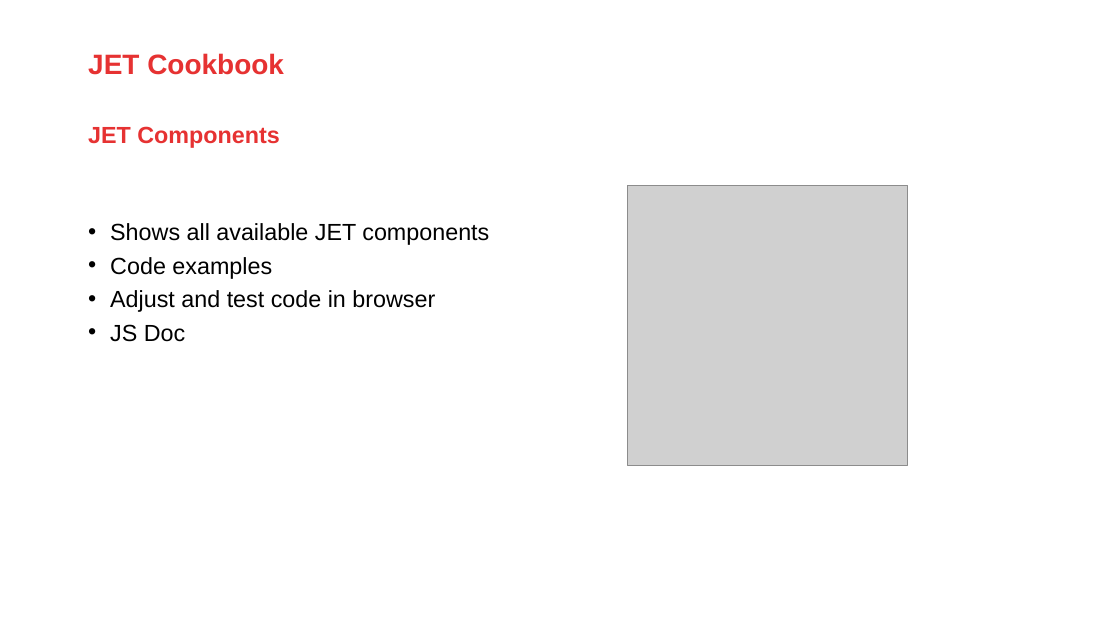
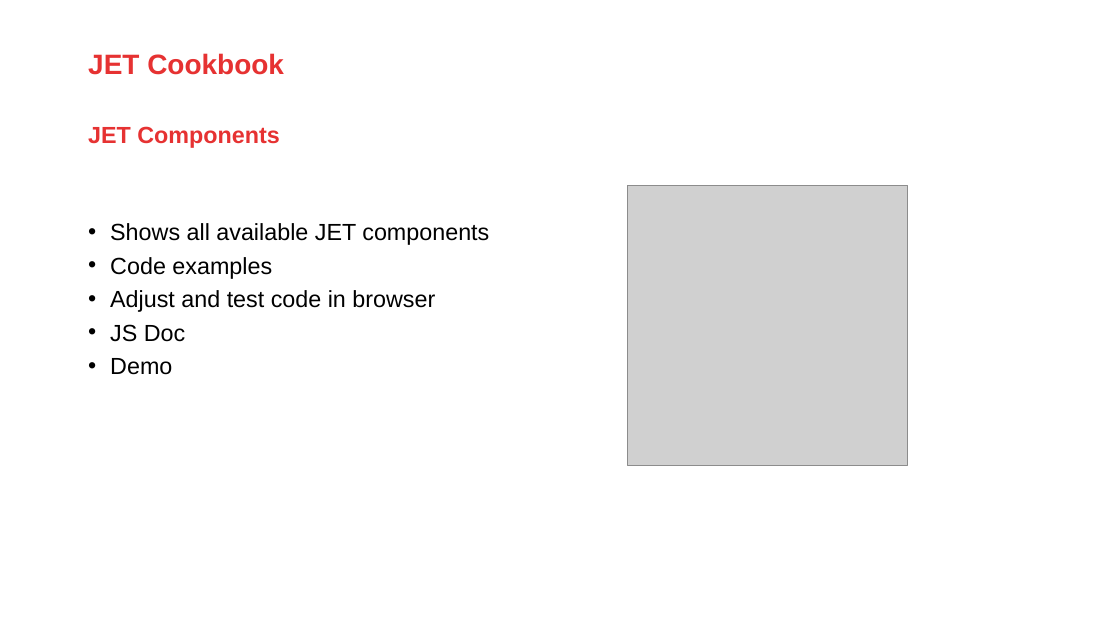
Before and after one commit to jeroenRX/AmisJetTraining, a slide deck: slide 25 of OracleJET_TalentLaunch.pptx (slide 56 before the commit). Drawn at 1120x630 pixels with LibreOffice and Linux fonts; fonts in the diff are those of the drawing; grey boxes stand for pictures; background and template pictures are left out. Boxes give left, top, right and bottom in pixels: in the first picture for what was removed or moved away, otherwise in the second. Text is boxed around its words. In the diff, an @@ line names an element or a change of style, - is before the commit and + after.

```diff
--- a/OracleJET_TalentLaunch.pptx
+++ b/OracleJET_TalentLaunch.pptx
@@ text at [110,358,172,375]: paragraph added @@
+• Demo
```
Also in this commit, not shown: 12 other slides changed, 35 slides removed, 1 other file.
